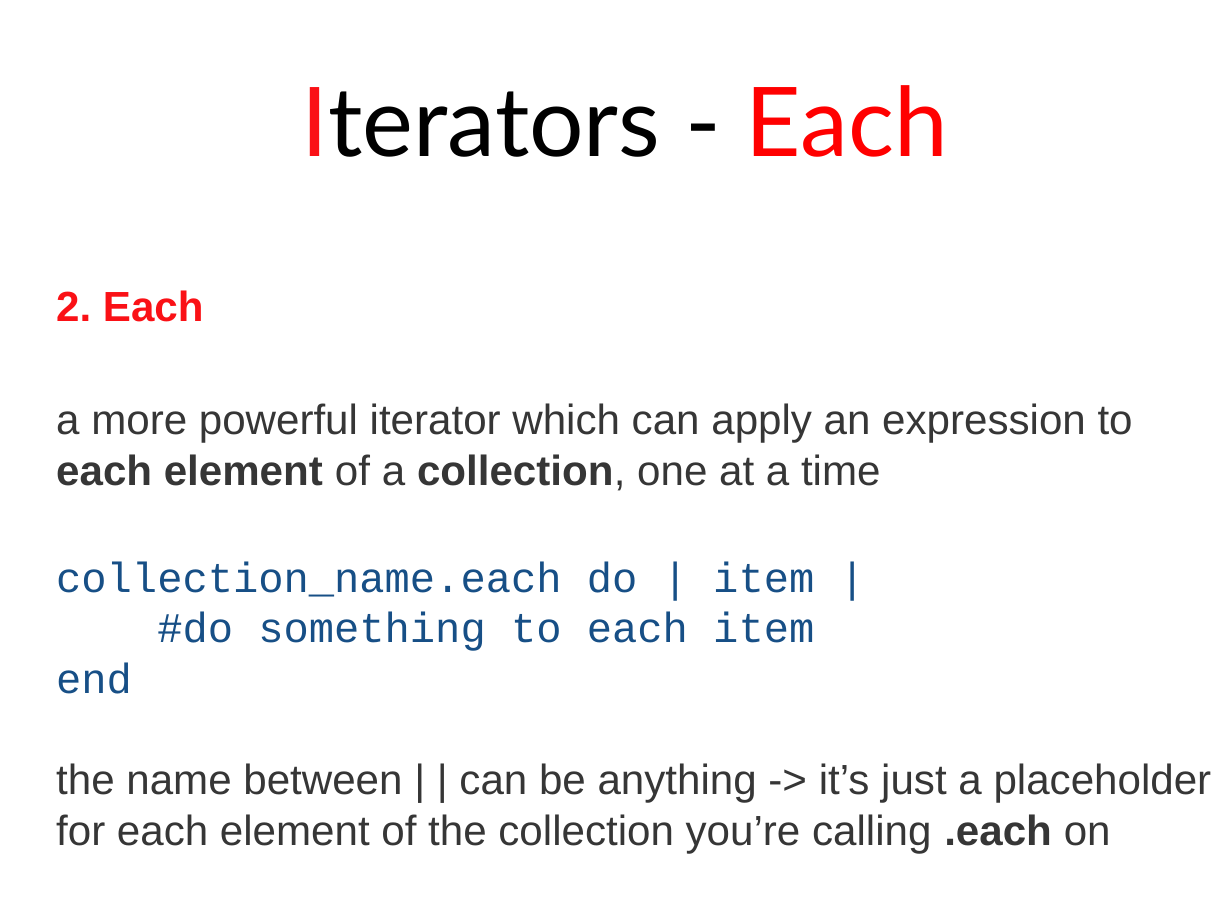
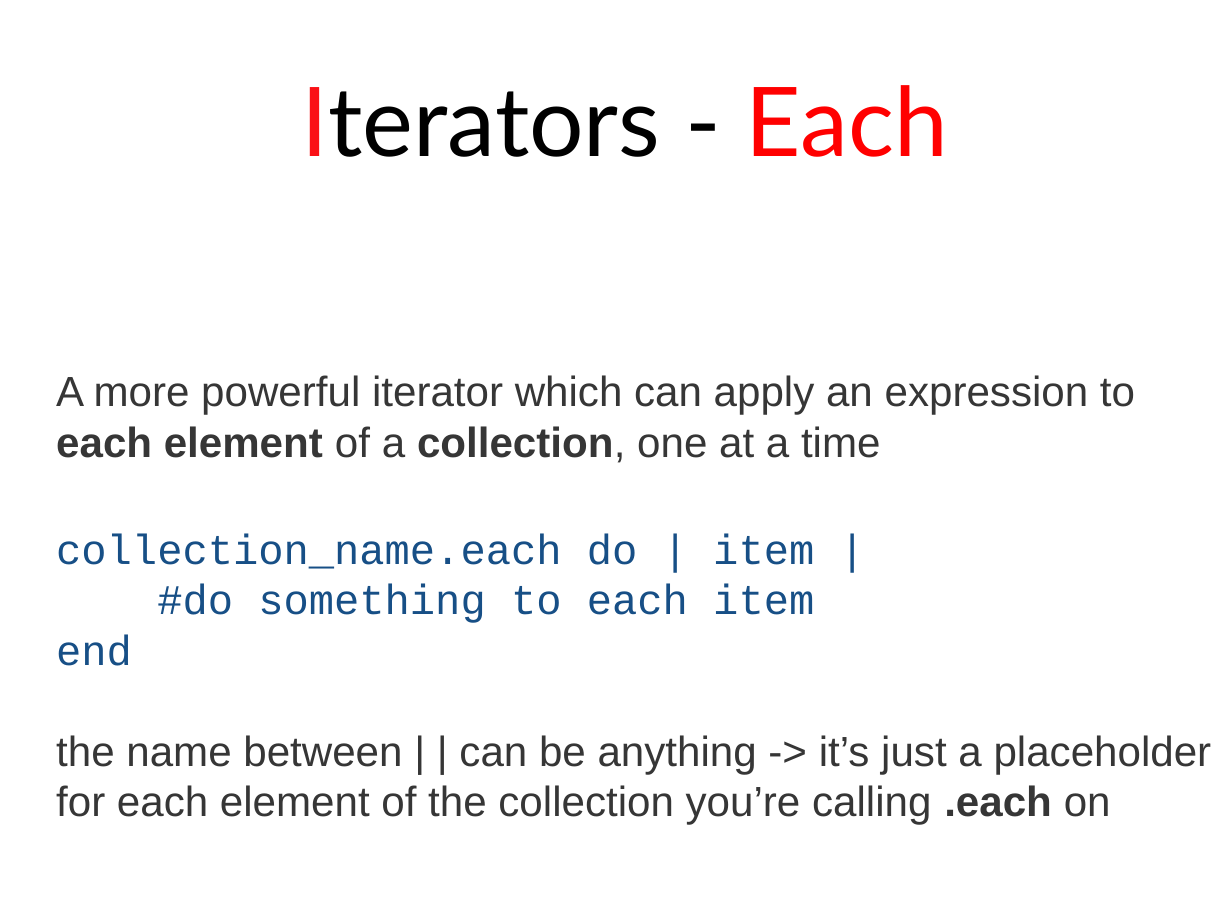
Before and after one commit to stephlaf/P4E, a slide deck: slide 11 of Presentations/Presentations Power Point/03_Looping.pptx. Drawn at 1232x924 pixels with LibreOffice and Linux fonts; fonts in the diff are those of the drawing. Boxes give left, top, right and bottom in pixels: in the first picture for what was removed or moved away, otherwise in the second. Text is boxed around its words. In the diff, an @@ line names an element or a change of style, - is before the commit and + after.

Commit message:
Fixed a typo

```diff
--- a/Presentations/Presentations Power Point/03_Looping.pptx
+++ b/Presentations/Presentations Power Point/03_Looping.pptx
@@ text "A more powerful iterator which ...": place and size @@
-text "A more powerful iterator which ..." at bbox=[56, 290, 1212, 853]
+text "A more powerful iterator which ..." at bbox=[56, 375, 1212, 825]
@@ text at bbox=[56, 375, 1135, 463]: text changed @@
-2. Each
-a more powerful iterator which can apply an expression to each element of a collection, one at a time
+A more powerful iterator which can apply an expression to each element of a collection, one at a time
```
Also in this commit, not shown: 3 other slides changed.
